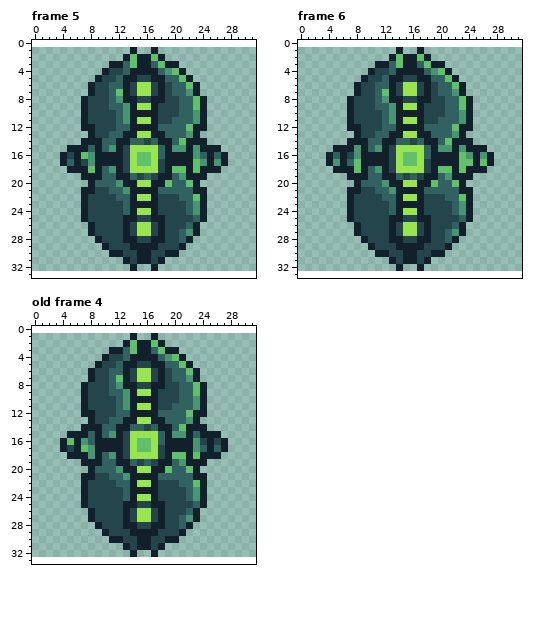
Two versions of one pixel-art file, Project_Bolts/lib/spritesheets/Animations/LaserAntlion/Roll/Antlion_Roll.aseprite. The first picture shows the starting point.
32x32 pixels, 6 frames. Shown: frame 5, frame 6, old frame 4. The old version is drawn lined up with the new one, on the new canvas. The commit also changed other frames, which this record leaves out.
The result:
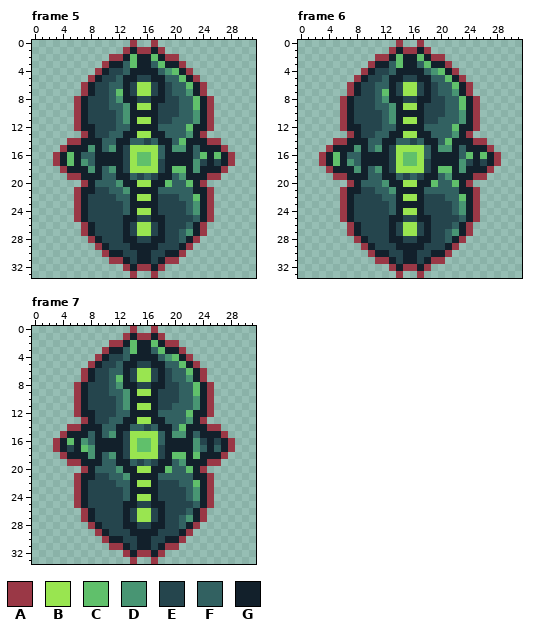
Palette (. is transparent): A #9a3846  B #99e550  C #60c06b  D #489573  E #25454d  F #326161  G #12202b
A new or re-ordered frame is compared with the old frame closest to it.
What changed:
canvas 32x32 -> 32x34, the old top-left corner now at 0,1
frames 6 -> 12
--- frame 5
@@ x 0..31 @@
- 0 ................................
- 1 ..............G..G..............
- 2 .............GCGGCG.............
- 3 ...........GGFCGGFCGG...........
- 4 ..........GEEFGGGGFDCG..........
- 5 .........GEEFGGEEGGFFCG.........
- 6 ........GEEFFGEBBEGEFFCG........
- 7 ........GEEFCGEBBEGEFFDG........
- 8 .......GEEEFDGGEEGGEEFFCG.......
- 9 .......GEEEFFDGBBGEEEFFCG.......
-10 .......GEEEEFDGGGGEEEFFDG.......
-11 .......GEEEEFDGBBGEEFFFDG.......
-12 .......GGEEEFFGGGGFFFFCGG.......
-13 ........GEEFFGGBBGGFFFDG........
-14 .......GGGFFGGFFEFGGFCGGG.......
-15 .....GGGFGFDGEBBBBFGDDGDGGG.....
-16 ....GEGCDGGGGEBCCBFGGGGDFGFG....
-17 ....GFGEDGGGGEBCCBEGGGGCDGDG....
-18 .....GGGCGFDGEBBBBEGCCGCGGG.....
-19 .......GGGFFGGFEFEGGFDGGG.......
-20 ........GFFFDGGBBGGCFFCG........
-21 .......GGEEFFDGGGGFFFFFGG.......
-22 .......GEEEEFFGBBGEEEFFCG.......
-23 .......GEEEEEFGGGGEEEEFDG.......
-24 .......GEEEEEFGBBGEEEEFDG.......
-25 .......GEEEEEGGEEGGEEEEFG.......
-26 ........GEEEEGEBBEGEEEFG........
-27 ........GEEEEGEBBEGEEFDG........
-28 .........GEEEGGEEGGEEFG.........
-29 ..........GEEEGGGGEEEG..........
-30 ...........GGEEGGEEGG...........
-31 .............GEGGEG.............
-32 ..............G..G..............
-33 ................................
+ 0 ..............A..A..............
+ 1 .............AGAAGA.............
+ 2 ...........AAGCGGCGAA...........
+ 3 ..........AGGFCGGFCGGA..........
+ 4 .........AGEEFGGGGFDCGA.........
+ 5 ........AGEEFGGEEGGFFCGA........
+ 6 .......AGEEFFGEBBEGEFFCGA.......
+ 7 .......AGEEFCGEBBEGEFFDGA.......
+ 8 ......AGEEEFDGGEEGGEEFFCGA......
+ 9 ......AGEEEFFDGBBGEEEFFCGA......
+10 ......AGEEEEFDGGGGEEEFFDGA......
+11 ......AGEEEEFDGBBGEEFFFDGA......
+12 ......AGGEEEFFGGGGFFFFCGGA......
+13 .......AGEEFFGGBBGGFFFDGA.......
+14 .....AAGGGFFGGFFEFGGFCGGGAA.....
+15 ....AGGGDGFDGEBBBBFGDDGFGGGA....
+16 ...AGCGFFGGGGEBCCBFGGGGFCGCGA...
+17 ...AGCGDFGGGGEBCCBEGGGGDEGEGA...
+18 ....AGGGDGFDGEBBBBEGCCGDGGGA....
+19 .....AAGGGFFGGFEFEGGFDGGGAA.....
+20 .......AGFFFDGGBBGGCFFCGA.......
+21 ......AGGEEFFDGGGGFFFFFGGA......
+22 ......AGEEEEFFGBBGEEEFFCGA......
+23 ......AGEEEEEFGGGGEEEEFDGA......
+24 ......AGEEEEEFGBBGEEEEFDGA......
+25 ......AGEEEEEGGEEGGEEEEFGA......
+26 .......AGEEEEGEBBEGEEEFGA.......
+27 .......AGEEEEGEBBEGEEFDGA.......
+28 ........AGEEEGGEEGGEEFGA........
+29 .........AGEEEGGGGEEEGA.........
+30 ..........AGGEEGGEEGGA..........
+31 ...........AAGEGGEGAA...........
+32 .............AGAAGA.............
+33 ..............A..A..............
--- frame 6
@@ x 0..31 @@
- 0 ................................
- 1 ..............G..G..............
- 2 .............GCGGCG.............
- 3 ...........GGFCGGFCGG...........
- 4 ..........GEEFGGGGFDCG..........
- 5 .........GEEFGGEEGGFFCG.........
- 6 ........GEEFFGEBBEGEFFCG........
- 7 ........GEEFCGEBBEGEFFDG........
- 8 .......GEEEFDGGEEGGEEFFCG.......
- 9 .......GEEEFFDGBBGEEEFFCG.......
-10 .......GEEEEFDGGGGEEEFFDG.......
-11 .......GEEEEFDGBBGEEFFFDG.......
-12 .......GGEEEFFGGGGFFFFCGG.......
-13 ........GEEFFGGBBGGFFFDG........
-14 .......GGGFFGGFFEFGGFCGGG.......
-15 .....GGGDGFDGEBBBBFGDDGDGGG.....
-16 ....GFGEDGGGGEBCCBFGGGGCDGDG....
-17 ....GDGFCGGGGEBCCBEGGGGCCGCG....
-18 .....GGGCGFDGEBBBBEGCCGCGGG.....
-19 .......GGGFFGGFEFEGGFDGGG.......
-20 ........GFFFDGGBBGGCFFCG........
-21 .......GGEEFFDGGGGFFFFFGG.......
-22 .......GEEEEFFGBBGEEEFFCG.......
-23 .......GEEEEEFGGGGEEEEFDG.......
-24 .......GEEEEEFGBBGEEEEFDG.......
-25 .......GEEEEEGGEEGGEEEEFG.......
-26 ........GEEEEGEBBEGEEEFG........
-27 ........GEEEEGEBBEGEEFDG........
-28 .........GEEEGGEEGGEEFG.........
-29 ..........GEEEGGGGEEEG..........
-30 ...........GGEEGGEEGG...........
-31 .............GEGGEG.............
-32 ..............G..G..............
-33 ................................
+ 0 ..............A..A..............
+ 1 .............AGAAGA.............
+ 2 ...........AAGCGGCGAA...........
+ 3 ..........AGGFCGGFCGGA..........
+ 4 .........AGEEFGGGGFDCGA.........
+ 5 ........AGEEFGGEEGGFFCGA........
+ 6 .......AGEEFFGEBBEGEFFCGA.......
+ 7 .......AGEEFCGEBBEGEFFDGA.......
+ 8 ......AGEEEFDGGEEGGEEFFCGA......
+ 9 ......AGEEEFFDGBBGEEEFFCGA......
+10 ......AGEEEEFDGGGGEEEFFDGA......
+11 ......AGEEEEFDGBBGEEFFFDGA......
+12 ......AGGEEEFFGGGGFFFFCGGA......
+13 .......AGEEFFGGBBGGFFFDGA.......
+14 .....AAGGGFFGGFFEFGGFCGGGAA.....
+15 ....AGGGDGFDGEBBBBFGDDGFGGGA....
+16 ...AGCGFFGGGGEBCCBFGGGGFCGCGA...
+17 ...AGCGDFGGGGEBCCBEGGGGDEGEGA...
+18 ....AGGGDGFDGEBBBBEGCCGDGGGA....
+19 .....AAGGGFFGGFEFEGGFDGGGAA.....
+20 .......AGFFFDGGBBGGCFFCGA.......
+21 ......AGGEEFFDGGGGFFFFFGGA......
+22 ......AGEEEEFFGBBGEEEFFCGA......
+23 ......AGEEEEEFGGGGEEEEFDGA......
+24 ......AGEEEEEFGBBGEEEEFDGA......
+25 ......AGEEEEEGGEEGGEEEEFGA......
+26 .......AGEEEEGEBBEGEEEFGA.......
+27 .......AGEEEEGEBBEGEEFDGA.......
+28 ........AGEEEGGEEGGEEFGA........
+29 .........AGEEEGGGGEEEGA.........
+30 ..........AGGEEGGEEGGA..........
+31 ...........AAGEGGEGAA...........
+32 .............AGAAGA.............
+33 ..............A..A..............
--- frame 7 is new; against old frame 4
@@ x 0..31 @@
- 0 ................................
- 1 ..............G..G..............
- 2 .............GCGGCG.............
- 3 ...........GGFCGGFCGG...........
- 4 ..........GEEFGGGGFDCG..........
- 5 .........GEEFGGEEGGFFCG.........
- 6 ........GEEFFGEBBEGEFFCG........
- 7 ........GEEFCGEBBEGEFFDG........
- 8 .......GEEEFDGGEEGGEEFFCG.......
- 9 .......GEEEFFDGBBGEEEFFCG.......
-10 .......GEEEEFDGGGGEEEFFDG.......
-11 .......GEEEEFDGBBGEEFFFDG.......
-12 .......GGEEEFFGGGGFFFFCGG.......
-13 ........GEEFFGGBBGGFFFDG........
-14 .......GGGFFGGFFEFGGFCGGG.......
-15 .....GGGFGFDGEBBBBFGDDGFGGG.....
-16 ....GCGDFGGGGEBCCBFGGGGDEGEG....
-17 ....GEGCDGGGGEBCCBEGGGGDFGFG....
-18 .....GGGDGFDGEBBBBEGCCGCGGG.....
-19 .......GGGFFGGFEFEGGFDGGG.......
-20 ........GFFFDGGBBGGCFFCG........
-21 .......GGEEFFDGGGGFFFFFGG.......
-22 .......GEEEEFFGBBGEEEFFCG.......
-23 .......GEEEEEFGGGGEEEEFDG.......
-24 .......GEEEEEFGBBGEEEEFDG.......
-25 .......GEEEEEGGEEGGEEEEFG.......
-26 ........GEEEEGEBBEGEEEFG........
-27 ........GEEEEGEBBEGEEFDG........
-28 .........GEEEGGEEGGEEFG.........
-29 ..........GEEEGGGGEEEG..........
-30 ...........GGEEGGEEGG...........
-31 .............GEGGEG.............
-32 ..............G..G..............
-33 ................................
+ 0 ..............A..A..............
+ 1 .............AGAAGA.............
+ 2 ...........AAGCGGCGAA...........
+ 3 ..........AGGFCGGFCGGA..........
+ 4 .........AGEEFGGGGFDCGA.........
+ 5 ........AGEEFGGEEGGFFCGA........
+ 6 .......AGEEFFGEBBEGEFFCGA.......
+ 7 .......AGEEFCGEBBEGEFFDGA.......
+ 8 ......AGEEEFDGGEEGGEEFFCGA......
+ 9 ......AGEEEFFDGBBGEEEFFCGA......
+10 ......AGEEEEFDGGGGEEEFFDGA......
+11 ......AGEEEEFDGBBGEEFFFDGA......
+12 ......AGGEEEFFGGGGFFFFCGGA......
+13 .......AGEEFFGGBBGGFFFDGA.......
+14 .....AAGGGFFGGFFEFGGFCGGGAA.....
+15 ....AGGGFGFDGEBBBBFGDDGFGGGA....
+16 ...AGCGDFGGGGEBCCBFGGGGDEGEGA...
+17 ...AGEGCDGGGGEBCCBEGGGGDFGFGA...
+18 ....AGGGDGFDGEBBBBEGCCGCGGGA....
+19 .....AAGGGFFGGFEFEGGFDGGGAA.....
+20 .......AGFFFDGGBBGGCFFCGA.......
+21 ......AGGEEFFDGGGGFFFFFGGA......
+22 ......AGEEEEFFGBBGEEEFFCGA......
+23 ......AGEEEEEFGGGGEEEEFDGA......
+24 ......AGEEEEEFGBBGEEEEFDGA......
+25 ......AGEEEEEGGEEGGEEEEFGA......
+26 .......AGEEEEGEBBEGEEEFGA.......
+27 .......AGEEEEGEBBEGEEFDGA.......
+28 ........AGEEEGGEEGGEEFGA........
+29 .........AGEEEGGGGEEEGA.........
+30 ..........AGGEEGGEEGGA..........
+31 ...........AAGEGGEGAA...........
+32 .............AGAAGA.............
+33 ..............A..A..............
Changed places in both pictures, as pixel boxes (x1, y1, x2, y2):
changed: (53, 40, 235, 278)
changed: (319, 40, 501, 278)
added: (53, 326, 235, 564)
